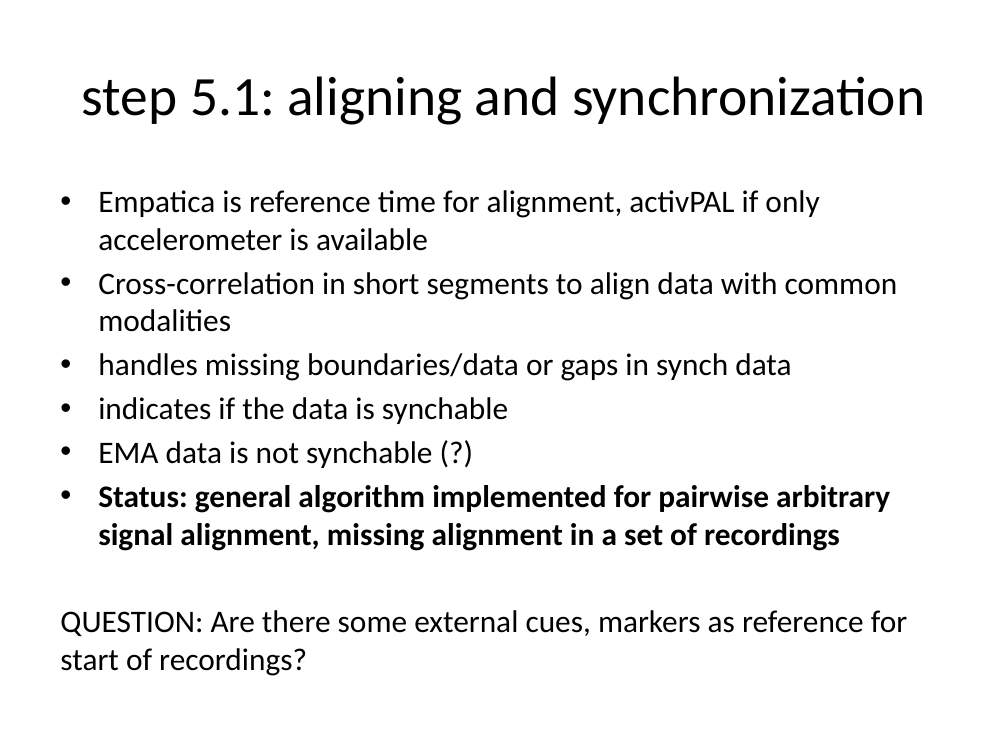
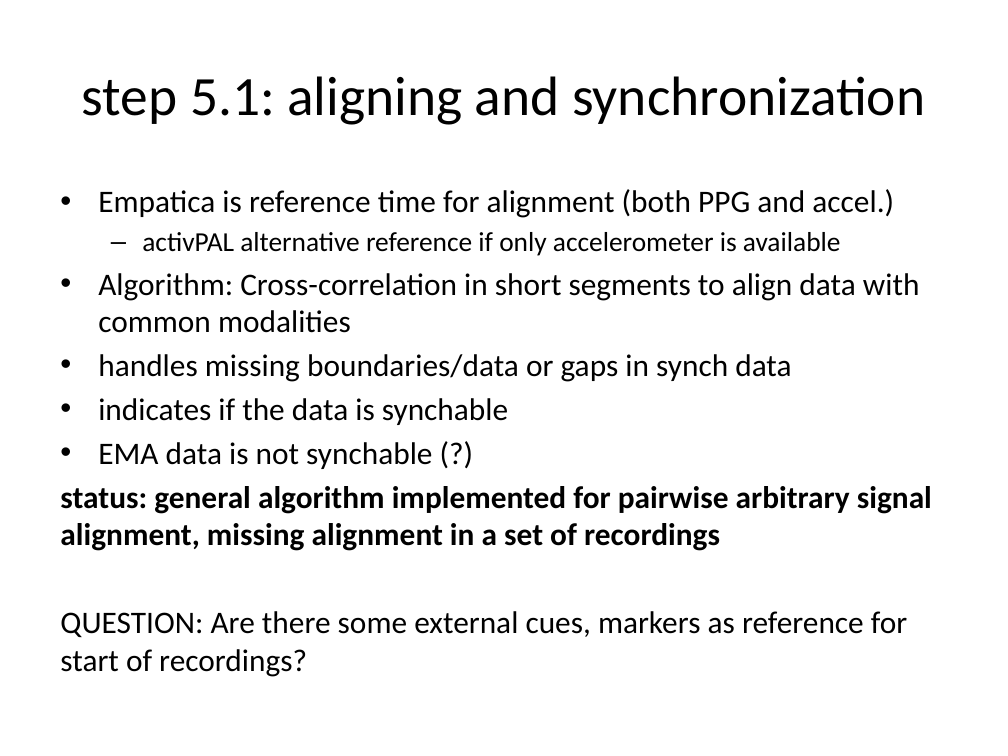
Before and after one commit to raytut/wearanize, a slide deck: slide 14 of snippets/HBS_wearanize.pptx (slide 13 before the commit). Drawn at 1008x756 pixels with LibreOffice and Linux fonts; fonts in the diff are those of the drawing. Boxes give left, top, right and bottom in pixels: in the first picture for what was removed or moved away, otherwise in the second. Text is boxed around its words. In the diff, an @@ line names an element or a change of style, - is before the commit and + after.

```diff
--- a/snippets/HBS_wearanize.pptx
+++ b/snippets/HBS_wearanize.pptx
@@ text at bbox=[98, 189, 920, 333]: text changed @@
-• Empatica is reference time for alignment, activPAL if only accelerometer is available
-• Cross-correlation in short segments to align data with common modalities
+• Empatica is reference time for alignment (both PPG and accel.)
+  – activPAL alternative reference if only accelerometer is available
+• Algorithm: Cross-correlation in short segments to align data with common modalities
@@ text at bbox=[60, 486, 932, 551]: text changed @@
-• Status: general algorithm implemented for pairwise arbitrary signal alignment, missing alignment in a set of recordings
+status: general algorithm implemented for pairwise arbitrary signal alignment, missing alignment in a set of recordings
```
Also in this commit, not shown: 20 other slides changed.
